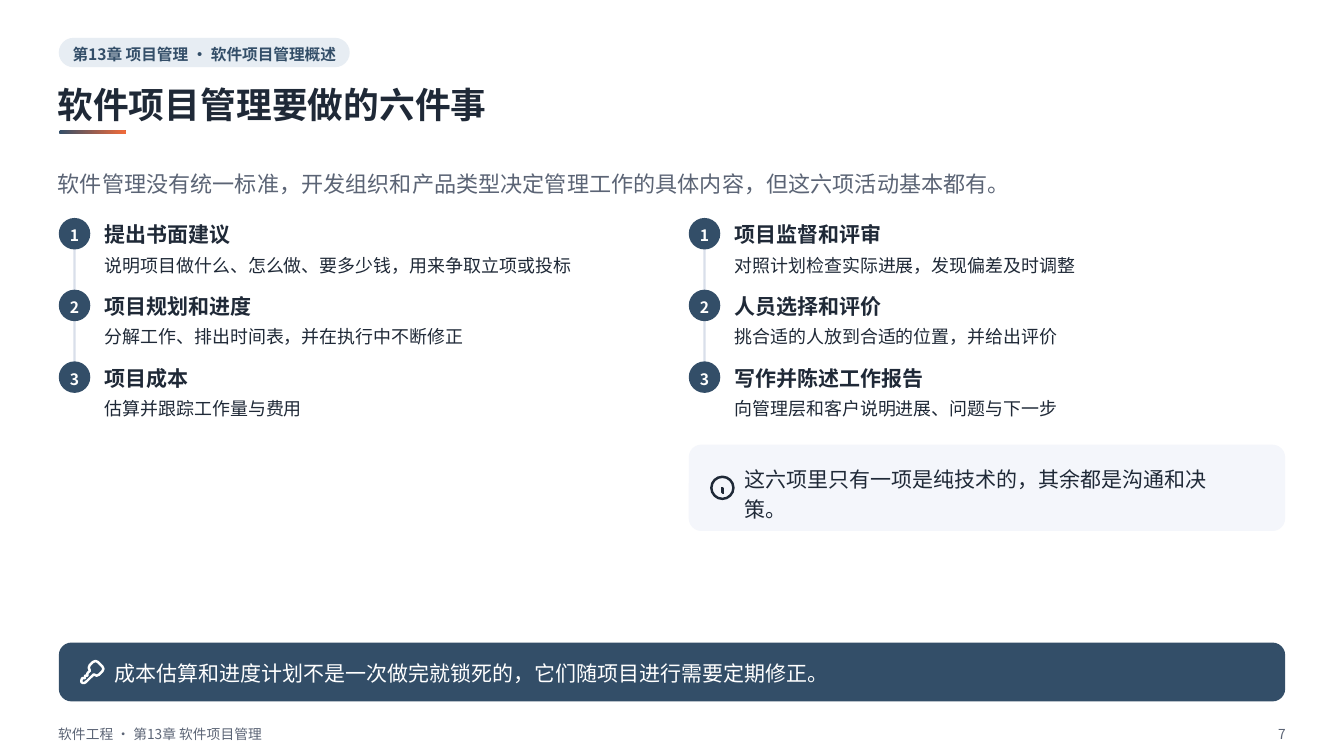
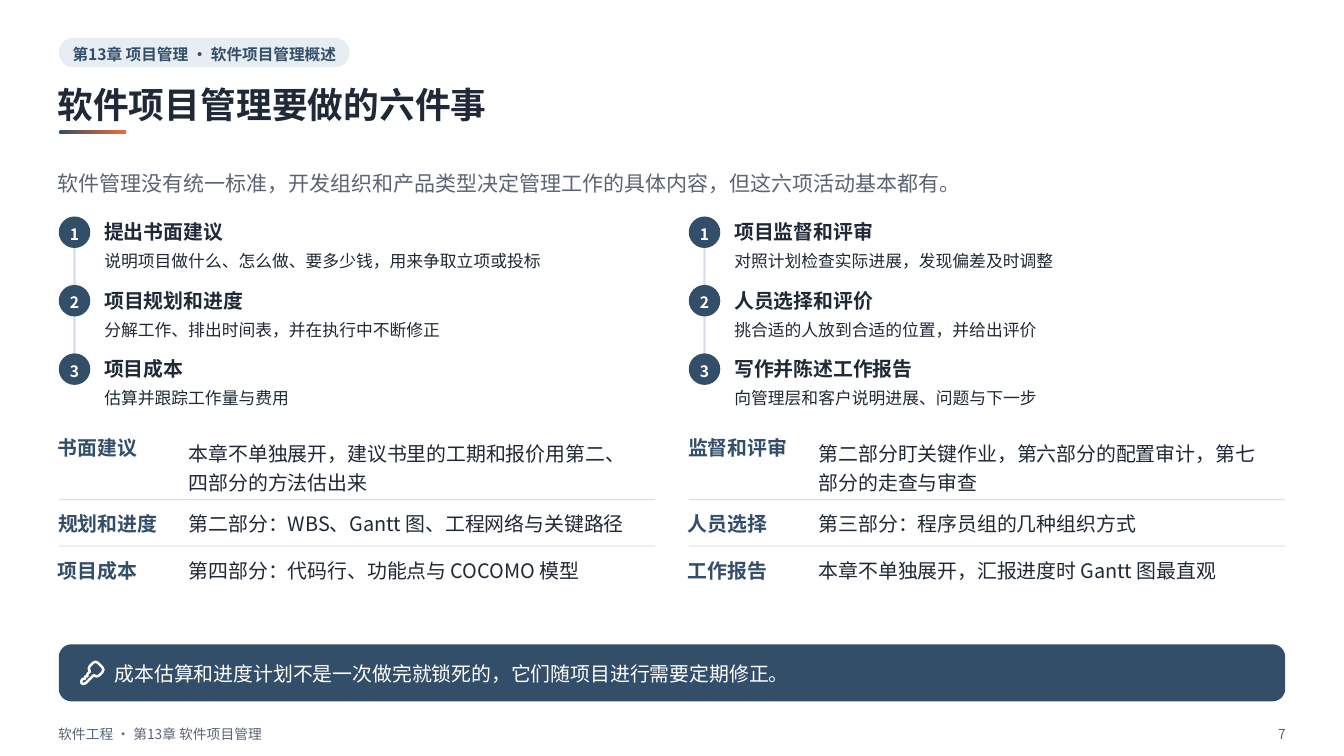
Before and after one commit to sweetcornna/JLU-remake, a slide deck: slide 7 of 大三上/软件工程/重制版PPT/第13章 软件项目管理（重制版）.pptx. Drawn at 1344x756 pixels with LibreOffice and Linux fonts; fonts in the diff are those of the drawing. Boxes give left, top, right and bottom in pixels: in the first picture for what was removed or moved away, otherwise in the second. Text is boxed around its words. In the diff, an @@ line names an element or a change of style, - is before the commit and + after.

Commit message:
五份讲义版面收尾：软件工程第 3、13 章，回溯法，Cache 性能，支持向量机
补留白的同时改了几处内容。软件工程第 13 章的甘特图按工序重算，源课件把刷漆画成连续一条、22 小时完工，实际要 23 小时，教材后文也这样更正过。第 3 章的可达标识树补上源课件漏画的 t5 分支，ER 图属性符号按教材改为椭圆或圆角矩形。支持向量机第 6 章改掉讲义自己画错的两处：分隔线端点误录，导致一个 C1 点落到了 C2 那侧；坐标轴标号与映射公式矛盾。A、B 两门课的副本一起更新。

```diff
--- a/大三上/软件工程/重制版PPT/第13章 软件项目管理（重制版）.pptx
+++ b/大三上/软件工程/重制版PPT/第13章 软件项目管理（重制版）.pptx
@@ text "软件管理没有统一标准，开发组织和产品类型决定管理工作的具体内容，但这六项活动基本都有。" at (58, 173, 961, 193): size 15.8 to 15 pt @@
@@ rectangle: place and size @@
-rectangle at (74, 234, 76, 377)
+rectangle at (74, 232, 76, 369)
@@ rectangle: place and size @@
-rectangle at (704, 234, 706, 377)
+rectangle at (704, 232, 706, 369)
@@ 2 texts, 2 ellipses: place and size @@
-2 texts, 2 ellipses at (58, 289, 720, 321)
+2 texts, 2 ellipses at (58, 285, 720, 317)
@@ text "项目成本": place and size @@
-text "项目成本" at (104, 368, 188, 388)
+text "项目成本" at (104, 359, 183, 378)
@@ 2 texts, 2 ellipses: place and size @@
-2 texts, 2 ellipses at (58, 362, 720, 393)
+2 texts, 2 ellipses at (58, 354, 720, 385)
@@ text "写作并陈述工作报告": place and size @@
-text "写作并陈述工作报告" at (734, 368, 923, 388)
+text "写作并陈述工作报告" at (734, 359, 912, 378)
@@ text "估算并跟踪工作量与费用": place and size @@
-text "估算并跟踪工作量与费用" at (104, 400, 302, 417)
+text "估算并跟踪工作量与费用" at (104, 390, 289, 406)
@@ size 12.8 to 12 pt in 6 elements at (734, 253, 1053, 269), (104, 253, 540, 269), (734, 322, 1036, 338), (104, 322, 440, 338), (104, 390, 289, 406), (734, 390, 1036, 406) @@
@@ text "向管理层和客户说明进展、问题与下一步": place and size @@
-text "向管理层和客户说明进展、问题与下一步" at (734, 400, 1057, 417)
+text "向管理层和客户说明进展、问题与下一步" at (734, 390, 1036, 406)
@@ group removed at (689, 445, 1286, 531): 2 freeform shapes, 1 rounded rectangle, 1 text @@
-这六项里只有一项是纯技术的，其余都是沟通和决
-策。
@@ group added at (58, 438, 655, 580): 6 texts, 2 rectangles @@
+书面建议
+本章不单独展开，建议书里的工期和报价用第二、
+四部分的方法估出来
+规划和进度
+第二部分：WBS、Gantt 图、工程网络与关键路径
+项目成本
+第四部分：代码行、功能点与 COCOMO 模型
@@ group added at (688, 438, 1286, 580): 6 texts, 2 rectangles @@
+监督和评审
+第二部分盯关键作业，第六部分的配置审计，第七
+部分的走查与审查
+人员选择
+第三部分：程序员组的几种组织方式
+工作报告
+本章不单独展开，汇报进度时 Gantt 图最直观
@@ rounded rectangle at (58, 644, 1286, 702): proportions changed @@
@@ size 15 to 14.2 pt in 7 elements at (104, 222, 223, 241), (734, 222, 873, 241), (104, 291, 243, 310), (734, 291, 873, 310), (104, 359, 183, 378), (734, 359, 912, 378), (115, 664, 789, 683) @@
```
Also in this commit, not shown: 21 other slides changed, 5 other files.
